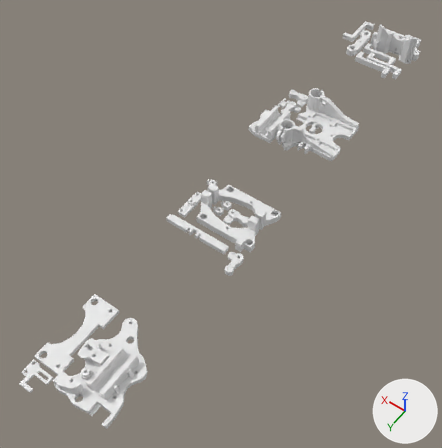
A saved change to the Blender file blender/dev/smartrap0.4.7_plates.blend.
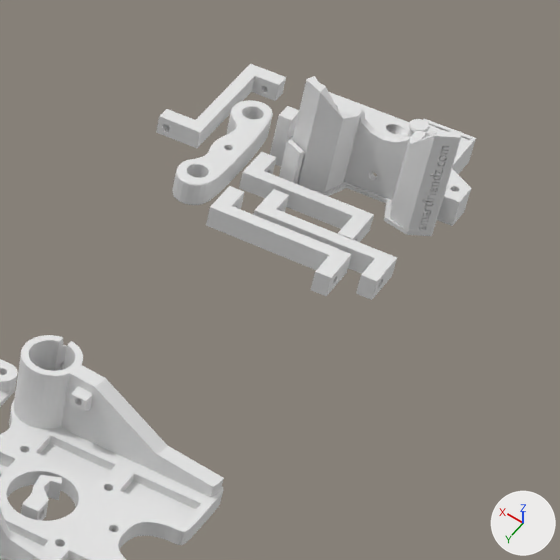
The first picture shows the older version from a camera (50 mm lens) standing at (-196.0, 601.0, 555.0) and looking at (67.0, 233.0, -23.0). The close-ups show both versions on the part from 69% to 100% of the width and 1% to 32% of the height of that picture; other places that the commit changed are outside them. The axes (+X, +Y, +Z) are drawn at lower right. The lights are the same throughout.

The first close-up shows 'Bowden Guide', 'End X Back', 'End X Huxley', 'Fix Back 48', 'Fix Back 48.001', 'Fix Front 40', 'Fix Front 40.001', 'Plate X', 'Support Lm8 X'.
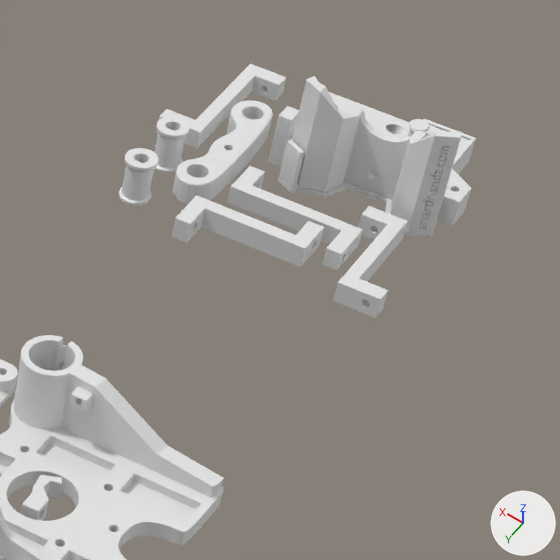
Boxes [x1, y1, x2, y2] around the edits, measured in the close-ups (560 x 560 px):
'Fix Front 40', moved: before [239, 152, 374, 242]; after [227, 166, 363, 270]
'Fix Back 48.001', deleted: before [206, 186, 352, 296]
'Fix Back 40.001', added: after [172, 195, 324, 267]
'Fix Back 40', added: after [333, 206, 408, 318]
'Fix Back 48', deleted: before [254, 189, 397, 300]
'Shaft Adaptor.001', added: after [119, 148, 158, 206]
'Shaft Adaptor', added: after [154, 116, 190, 173]

Diff of the bpy script that builds the scene:
```diff
--- a/blender/dev/smartrap0.4.7_plates.blend.py
+++ b/blender/dev/smartrap0.4.7_plates.blend.py
@@ me_fix_back_40 @@
+me_fix_back_40.from_pydata(...)  # 270 vertices, 544 faces; spans x -12.9..13.1, y -4.0..4.0, z -21.8..23.3
@@ me_shaft_adaptor @@
+me_shaft_adaptor.from_pydata(...)  # 495 vertices, 990 faces; spans x -5.9..5.9, y -5.7..6.2, z -6.8..9.2
@@ ob_fix_back_48_001 @@
-ob_fix_back_48_001 = bpy.data.objects.new('Fix Back 48.001', me_fix_back_48_001)
-ob_fix_back_48_001.location = (47.7, -109.9, 4.0)
-ob_fix_back_48_001.rotation_euler = (1.571, 0.0, -1.571)  # degrees (90, 0, -90)
@@ ob_fix_front_40 @@
 ob_fix_front_40 = bpy.data.objects.new('Fix Front 40', me_fix_front_40)
-ob_fix_front_40.location = (49.9, -135.5, 3.1)
+ob_fix_front_40.location = (49.4, -125.5, 3.1)
 ob_fix_front_40.rotation_euler = (1.571, 0.0, -1.571)  # degrees (90, 0, -90)
@@ ob_fix_back_48 @@
-ob_fix_back_48 = bpy.data.objects.new('Fix Back 48', me_fix_back_48)
-ob_fix_back_48.location = (34.0, -117.5, 4.0)
-ob_fix_back_48.rotation_euler = (1.571, 0.0, -1.571)  # degrees (90, 0, -90)
@@ ob_fix_back_40 @@
+ob_fix_back_40 = bpy.data.objects.new('Fix Back 40', me_fix_back_40)
+ob_fix_back_40.location = (14.4, -119.6, 4.0)
+ob_fix_back_40.rotation_euler = (-1.571, 0.0, 0.0)  # degrees (-90, 0, 0)
@@ ob_fix_back_40_001 @@
+ob_fix_back_40_001 = bpy.data.objects.new('Fix Back 40.001', me_fix_back_40.copy())
+ob_fix_back_40_001.location = (56.9, -108.2, 4.0)
+ob_fix_back_40_001.rotation_euler = (-1.571, 0.0, -1.571)  # degrees (-90, 0, -90)
@@ ob_shaft_adaptor @@
+ob_shaft_adaptor = bpy.data.objects.new('Shaft Adaptor', me_shaft_adaptor)
+ob_shaft_adaptor.location = (102.3, -132.4, 6.8)
@@ ob_shaft_adaptor_001 @@
+ob_shaft_adaptor_001 = bpy.data.objects.new('Shaft Adaptor.001', me_shaft_adaptor.copy())
+ob_shaft_adaptor_001.location = (102.3, -108.8, 6.8)
```
